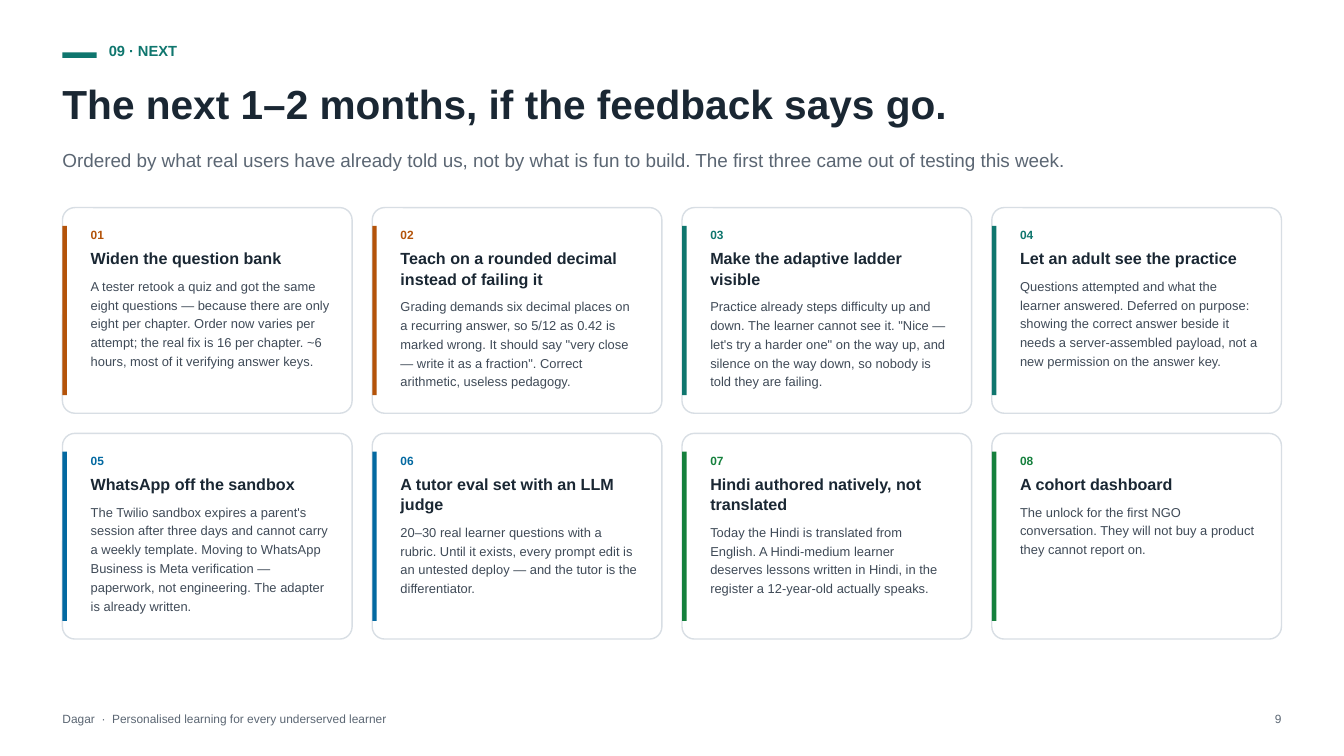
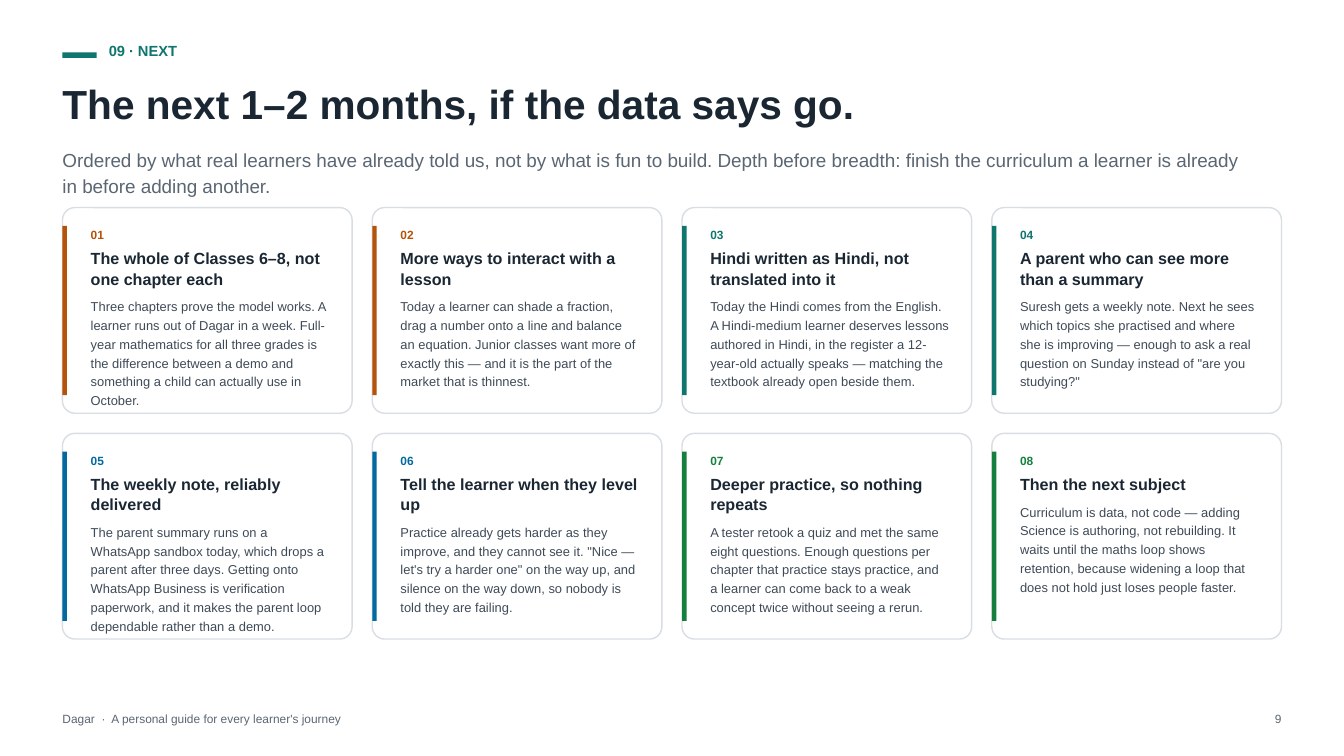
Before and after one commit to ap9650/dagar, a slide deck: slide 10 of docs/deck/Dagar-Pitch-Deck.pptx. Drawn at 1344x756 pixels with LibreOffice and Linux fonts; fonts in the diff are those of the drawing. Boxes give left, top, right and bottom in pixels: in the first picture for what was removed or moved away, otherwise in the second. Text is boxed around its words. In the diff, an @@ line names an element or a change of style, - is before the commit and + after.

```diff
--- a/docs/deck/Dagar-Pitch-Deck.pptx
+++ b/docs/deck/Dagar-Pitch-Deck.pptx
@@ text at (x1=62, y1=89, x2=854, y2=126): text changed @@
-The next 1–2 months, if the feedback says go.
+The next 1–2 months, if the data says go.
@@ text at (x1=62, y1=153, x2=1238, y2=193): text changed @@
-Ordered by what real users have already told us, not by what is fun to build. The first three came out of testing this week.
+Ordered by what real learners have already told us, not by what is fun to build. Depth before breadth: finish the curriculum a learner is already in before adding another.
@@ text at (x1=91, y1=252, x2=327, y2=405): text changed @@
-Widen the question bank
-A tester retook a quiz and got the same eight questions — because there are only eight per chapter. Order now varies per attempt; the real fix is 16 per chapter. ~6 hours, most of it verifying answer keys.
+The whole of Classes 6–8, not one chapter each
+Three chapters prove the model works. A learner runs out of Dagar in a week. Full-year mathematics for all three grades is the difference between a demo and something a child can actually use in October.
@@ text at (x1=400, y1=252, x2=636, y2=386): text changed @@
-Teach on a rounded decimal instead of failing it
-Grading demands six decimal places on a recurring answer, so 5/12 as 0.42 is marked wrong. It should say "very close — write it as a fraction". Correct arithmetic, useless pedagogy.
+More ways to interact with a lesson
+Today a learner can shade a fraction, drag a number onto a line and balance an equation. Junior classes want more of exactly this — and it is the part of the market that is thinnest.
@@ text at (x1=710, y1=252, x2=949, y2=389): text changed @@
-Make the adaptive ladder visible
-Practice already steps difficulty up and down. The learner cannot see it. "Nice — let's try a harder one" on the way up, and silence on the way down, so nobody is told they are failing.
+Hindi written as Hindi, not translated into it
+Today the Hindi comes from the English. A Hindi-medium learner deserves lessons authored in Hindi, in the register a 12-year-old actually speaks — matching the textbook already open beside them.
@@ text at (x1=1020, y1=252, x2=1254, y2=389): text changed @@
-Let an adult see the practice
-Questions attempted and what the learner answered. Deferred on purpose: showing the correct answer beside it needs a server-assembled payload, not a new permission on the answer key.
+A parent who can see more than a summary
+Suresh gets a weekly note. Next he sees which topics she practised and where she is improving — enough to ask a real question on Sunday instead of "are you studying?"
@@ text at (x1=91, y1=478, x2=324, y2=634): text changed @@
-WhatsApp off the sandbox
-The Twilio sandbox expires a parent's session after three days and cannot carry a weekly template. Moving to WhatsApp Business is Meta verification — paperwork, not engineering. The adapter is already written.
+The weekly note, reliably delivered
+The parent summary runs on a WhatsApp sandbox today, which drops a parent after three days. Getting onto WhatsApp Business is verification paperwork, and it makes the parent loop dependable rather than a demo.
@@ text at (x1=400, y1=478, x2=638, y2=615): text changed @@
-A tutor eval set with an LLM judge
-20–30 real learner questions with a rubric. Until it exists, every prompt edit is an untested deploy — and the tutor is the differentiator.
+Tell the learner when they level up
+Practice already gets harder as they improve, and they cannot see it. "Nice — let's try a harder one" on the way up, and silence on the way down, so nobody is told they are failing.
@@ text at (x1=710, y1=478, x2=939, y2=615): text changed @@
-Hindi authored natively, not translated
-Today the Hindi is translated from English. A Hindi-medium learner deserves lessons written in Hindi, in the register a 12-year-old actually speaks.
+Deeper practice, so nothing repeats
+A tester retook a quiz and met the same eight questions. Enough questions per chapter that practice stays practice, and a learner can come back to a weak concept twice without seeing a rerun.
@@ text at (x1=1020, y1=478, x2=1246, y2=595): text changed @@
-A cohort dashboard
-The unlock for the first NGO conversation. They will not buy a product they cannot report on.
+Then the next subject
+Curriculum is data, not code — adding Science is authoring, not rebuilding. It waits until the maths loop shows retention, because widening a loop that does not hold just loses people faster.
@@ text at (x1=62, y1=714, x2=341, y2=726): text changed @@
-Dagar · Personalised learning for every underserved learner
+Dagar · A personal guide for every learner's journey
```
Also in this commit, not shown: 14 other slides changed, 5 other files.
